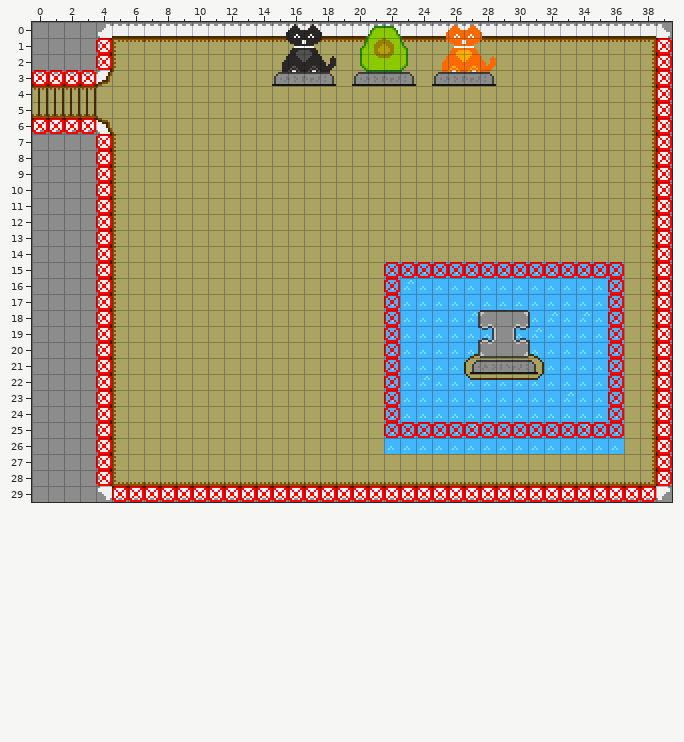
An edit to a level. Tiled map, Avocado/data/maps/testing5.tmx. That is the earlier state.
Cells are 8x8 px. Shown: x 0..39, y 0..29.
The result:
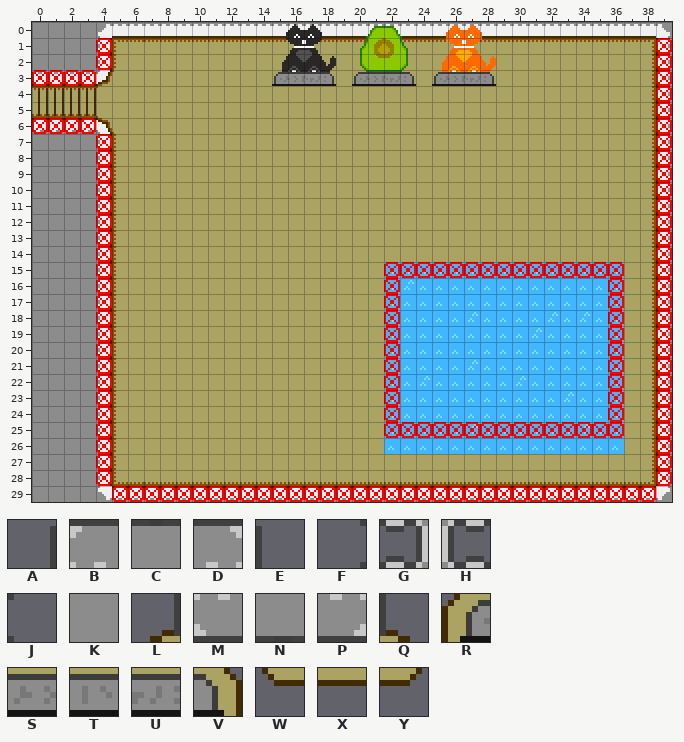
Key: from "spritesheet": A 171, B 172, C 173, D 174, E 175, F 235, G 236, H 238, J 239, K 274, L 299, M 300, N 301, P 302, Q 303, R 363, S 364, T 365, U 366, V 367, W 427, X 428, Y 431.
_ is an empty cell, . an unchanged one.
Change:
--- layer "foreground"
@@ x 27..31 @@
-18 ABCDE
-19 FGKHJ
-20 LMNPQ
-21 RSTUV
-22 WXXXY
+18 _____
+19 _____
+20 _____
+21 _____
+22 _____
Changed places in both pictures, as pixel boxes (x1, y1, x2, y2):
removed: (464, 310, 544, 380)
